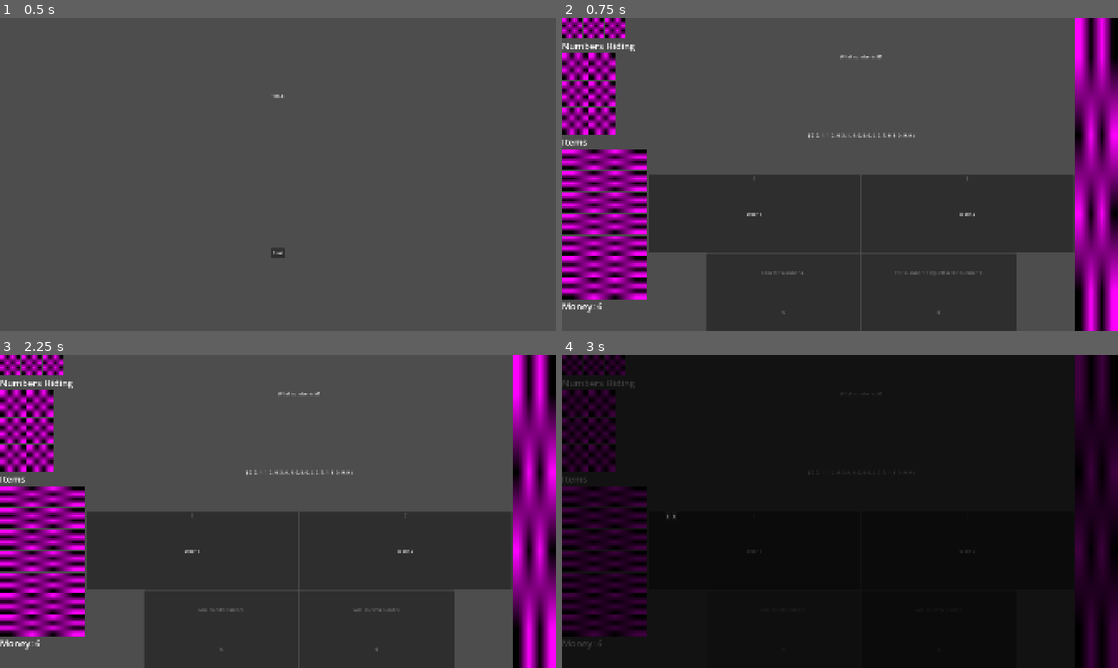
Above: before the commit, frames 1-4 (two rows, left to right).
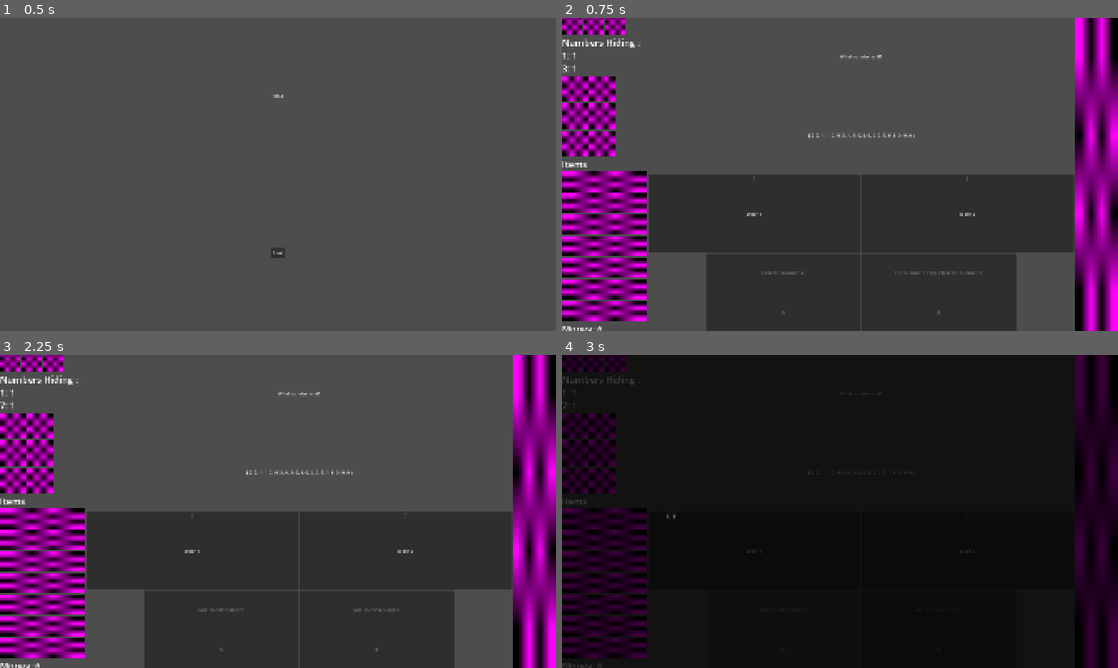
Above: after the commit, the same moments.

Repository: Pappnschlossa/Brackeys-2026.2-Trust-no-one
Game: Godot game, scene res://scenes/global.tscn
Same seed, same stepped clock (60 frames per second), same inputs: the game is played once before the commit and once after it.
Inputs (mouse positions are in pixels of both pictures, inside the frame that each line leads up to):
- Up to frame 1 (0.5 s): no input
- Up to frame 2 (0.75 s): click "Start" at 0.5 s
- Up to frame 3 (2.25 s): click "Door 1" at 1.25 s; click "Door 2" at 2 s
- Up to frame 4 (3 s): click (784, 630) at 2.77 s

Frame 1 is identical in both runs. In frame 2, 8.1% of the frame differs, in the area x 0-16%, y 0-100%; in frame 3, 8.1%; in frame 4, 2.0%.

Commit message:
Added clearer info

Diff:
--- a/scenes/left_ui.tscn
+++ b/scenes/left_ui.tscn
@@ -1,8 +1,10 @@
 [gd_scene format=3 uid="uid://c7ylr0khyv7u4"]
+
+[ext_resource type="Script" uid="uid://dq5gotlbymoys" path="res://scripts/left_ui.gd" id="1_4wa6g"]
 
 [sub_resource type="PlaceholderTexture2D" id="PlaceholderTexture2D_4xkny"]
 
-[node name="LeftUI" type="Control" unique_id=252584194]
+[node name="LeftUI" type="Control" unique_id=252584194 node_paths=PackedStringArray("numbers_hiding_text")]
 layout_mode = 3
 anchors_preset = 15
 anchor_right = 1.0
@@ -11,6 +13,8 @@
 offset_bottom = 3.0
 grow_horizontal = 2
 grow_vertical = 2
+script = ExtResource("1_4wa6g")
+numbers_hiding_text = NodePath("VBoxContainer/NumbersHidingText")
 
 [node name="VBoxContainer" type="VBoxContainer" parent="." unique_id=936246375]
 layout_mode = 1
--- a/scenes/level_scene.tscn
+++ b/scenes/level_scene.tscn
@@ -5,7 +5,7 @@
 [ext_resource type="PackedScene" uid="uid://c7ylr0khyv7u4" path="res://scenes/left_ui.tscn" id="2_c8xsp"]
 [ext_resource type="PackedScene" uid="uid://dev0ijjb7kua6" path="res://scenes/levels_map.tscn" id="4_fkwfp"]
 
-[node name="Level" type="Control" unique_id=1635183676 node_paths=PackedStringArray("A", "B", "C", "D", "E", "F", "question", "info", "door0", "door1", "numbers_container")]
+[node name="Level" type="Control" unique_id=1635183676 node_paths=PackedStringArray("A", "B", "C", "D", "E", "F", "left_ui", "question", "info", "door0", "door1", "numbers_container")]
 layout_mode = 3
 anchors_preset = 15
 anchor_right = 1.0
@@ -19,6 +19,7 @@
 D = NodePath("HBoxContainer/Middle/MarginContainer/NumbersContainer/D")
 E = NodePath("HBoxContainer/Middle/MarginContainer/NumbersContainer/E")
 F = NodePath("HBoxContainer/Middle/MarginContainer/NumbersContainer/F")
+left_ui = NodePath("HBoxContainer/LeftUI")
 question = NodePath("HBoxContainer/Middle/Question")
 info = NodePath("HBoxContainer/Middle/Info")
 door0 = NodePath("HBoxContainer/Middle/DoorsContainer/Door0")
--- /dev/null
+++ b/scripts/left_ui.gd
@@ -0,0 +1,12 @@
+extends Control
+
+@export var numbers_hiding_text : RichTextLabel # TEMP
+
+func update_hidden_numbers() -> void:
+	var strings_array : Array[String] = []
+	for n in g.get_array_of_numbers_in_use_without_multiplicity():
+		strings_array.append("%s%s: " % ["\n", str(n)])
+		strings_array.append(str(g.number_occurences[n]))
+	while len(strings_array) < 12:
+		strings_array.append("")
+	numbers_hiding_text.text = "Numbers Hiding : %s%s%s%s%s%s%s%s%s%s%s%s" % strings_array
--- a/scripts/level_scene.gd
+++ b/scripts/level_scene.gd
@@ -10,6 +10,7 @@
 @export var E : Control
 @export var F : Control
 @onready var number_nodes : Array[Control] = [A, B, C, D, E, F]
+@export var left_ui : Control
 @export var question : Control
 @export var info : Control
 @export var door0 : Control
@@ -228,6 +229,7 @@
 		else:
 			number_nodes[i].visible = false
 	info.get_node("Text").text = str(g.number_occurences)
+	left_ui.update_hidden_numbers()
 	question.get_node("Text").text = "What number is %s?" % ID_TO_LETTER[QUESTION]
 	if TRUE_DOOR_ID == 0:
 		door0.get_node("Text").text = str(TRUE_ANSWER)
Not shown, added: scripts/left_ui.gd.uid
